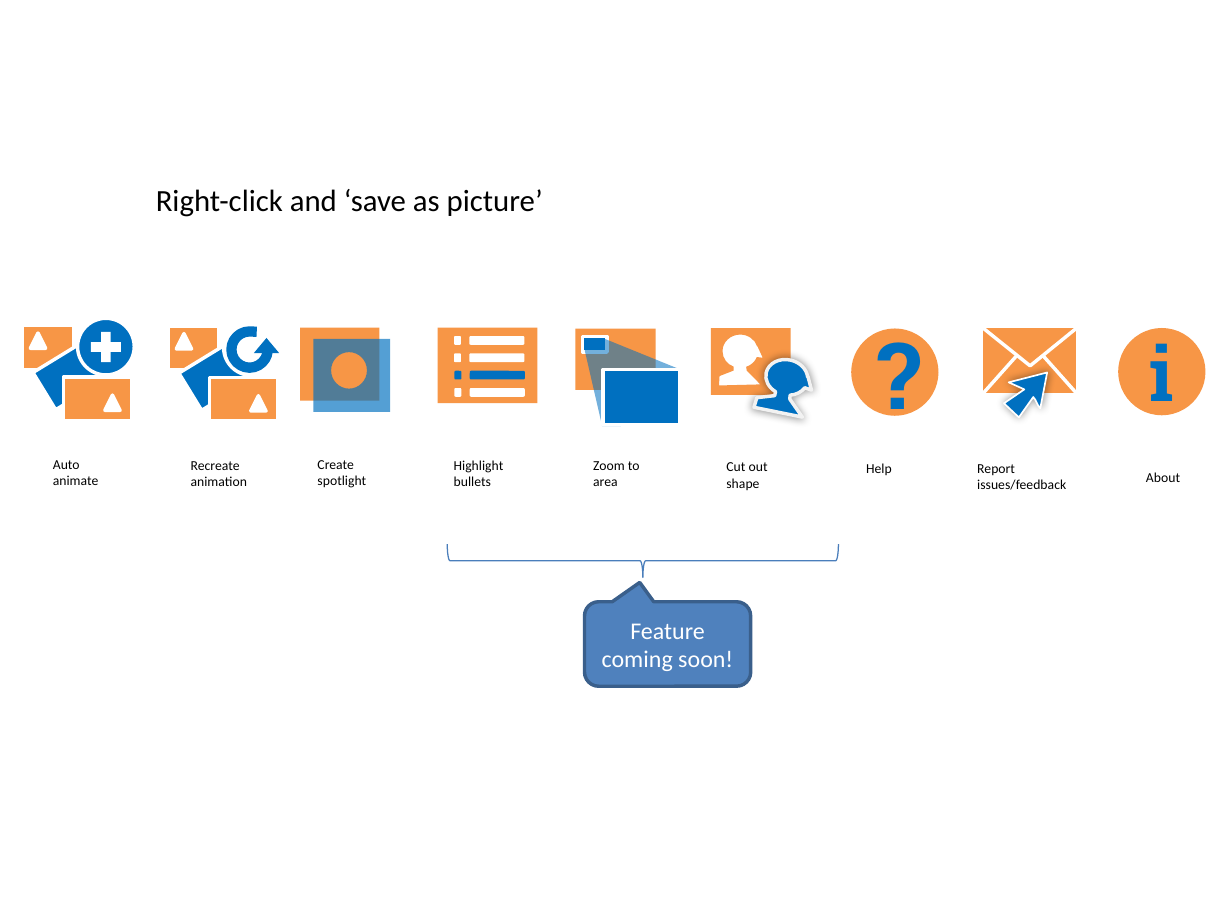
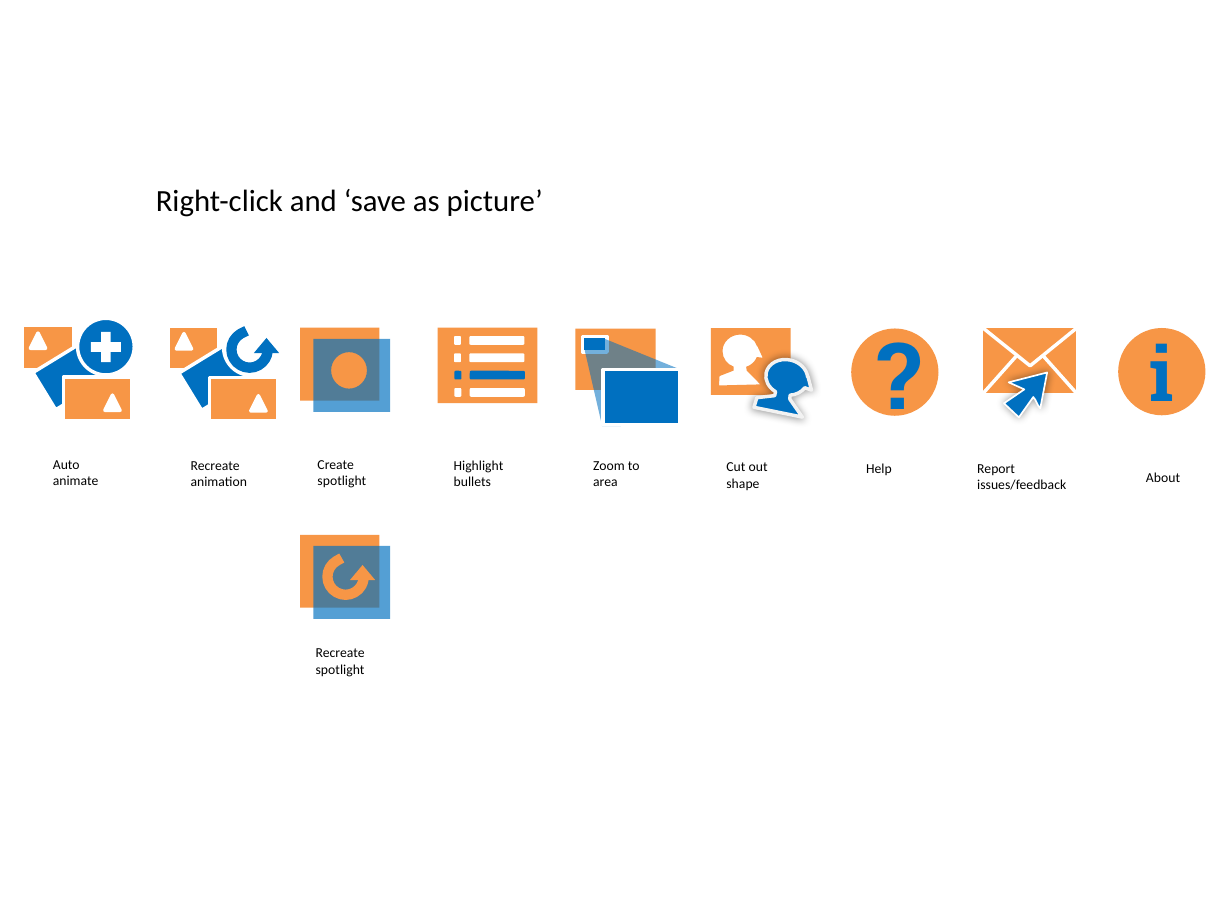
Before and after one commit to PowerPointLabs/PowerPointLabs, a slide deck: slide 1 of doc/Icons.pptx. Drawn at 1232x924 pixels with LibreOffice and Linux fonts; fonts in the diff are those of the drawing. Boxes give left, top, right and bottom in pixels: in the first picture for what was removed or moved away, otherwise in the second. Text is boxed around its words. In the diff, an @@ line names an element or a change of style, - is before the commit and + after.

Commit message:
Issue 74: create new icon for spotlight reload Update Issue 74

```diff
--- a/doc/Icons.pptx
+++ b/doc/Icons.pptx
@@ arc (boxed as its full ellipse) at [232,331,267,367]: proportions changed @@
@@ group added at [301,535,389,618]: 1 rectangle, 1 freeform shape, 1 arc (boxed as its full ellipse), 1 triangle @@
@@ right brace removed at [447,544,838,577] @@
@@ rounded speech box removed at [584,601,750,686] @@
-Feature coming soon!
@@ text added at [316,648,365,677], 8 pt, text #000000 @@
+Recreate spotlight
```
